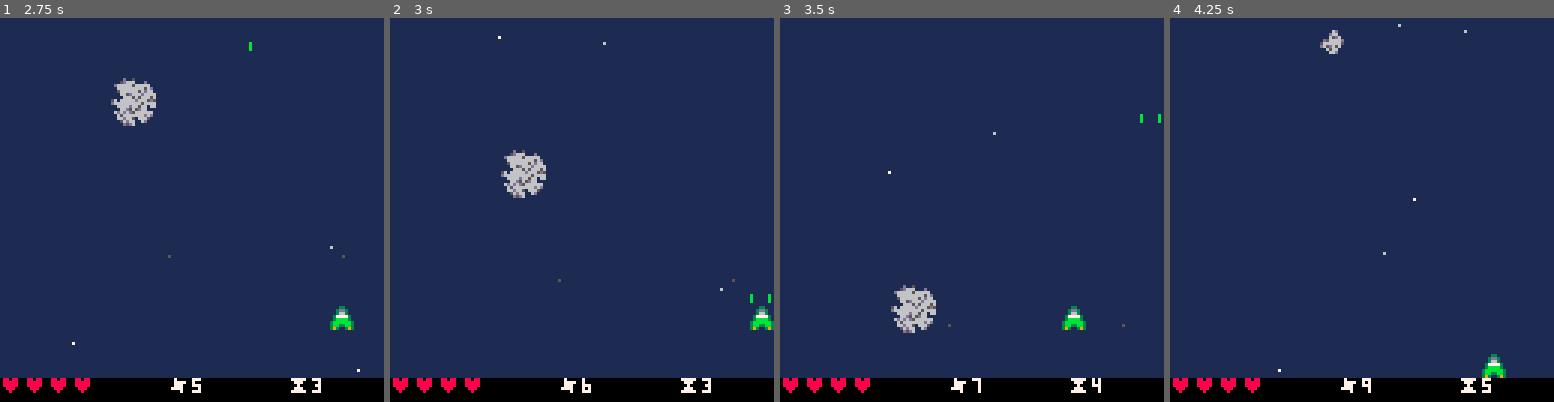
Above: before the commit, frames 1-4 (left to right).
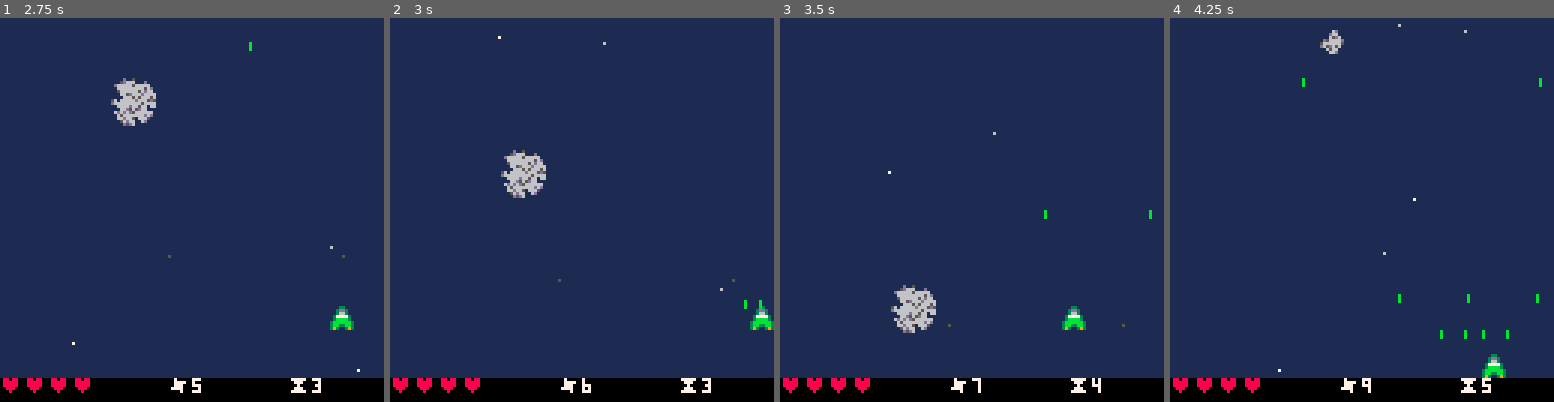
Above: after the commit, the same moments.

Repository: jwnukoski/PICO-8-Workspace
Game: PICO-8 cartridge test.p8
The game is run twice, just before and just after one commit, with the same random seed, the same clock (stepped at 60 frames per second) and the same inputs.
Inputs:
- Up to frame 1 (2.75 s): tap X (X key) at 0.33, 1.07, 1.85 s; tap O (Z key) at 0.7, 1.7, 2.1, 2.5 s; hold Right 1.6-2.1 s; hold Up 2.15-2.42 s; hold Right from 2.47 s (still down)
- Up to frame 2 (3 s): keep holding Right; tap O (Z key) at 2.9 s; tap X (X key) at 2.97 s
- Up to frame 3 (3.5 s): release Right at 3.03 s; hold Left from 3.08 s (still down); tap O (Z key) at 3.3 s
- Up to frame 4 (4.25 s): release Left at 3.58 s; hold Down 3.63-3.97 s; tap O (Z key) at 3.7, 4.1 s; hold Right from 4.02 s (still down); tap X (X key) at 4.08 s

Frame 1 is identical in both runs. In frame 2, less than 0.1% of the frame differs, in the area x 92-100%, y 71-76%; in frame 3, less than 0.1%; in frame 4, 0.2%, in the area x 34-97%, y 15-84%.

Commit message:
upgrades

Diff:
--- a/test/player.lua
+++ b/test/player.lua
@@ -70,6 +70,8 @@
 end
 
 function Player:upgradeWeapon()
+    -- Upgrade event. Sets delays.
+
     if self.weapon < 10 then
         self.weapon = self.weapon + 1
         self.shootTimer = 0
@@ -93,19 +95,19 @@
     end
 
     if self.weapon == 5 then
-        self.shootDelay = 8
+        self.shootDelay = 4
     end
 
     if self.weapon == 6 then
-        self.shootDelay = 4
+        self.shootDelay = 10
     end
 
     if self.weapon == 7 then
-        self.shootDelay = 15
+        self.shootDelay = 7
     end
 
     if self.weapon == 8 then
-        self.shootDelay = 10
+        self.shootDelay = 4
     end
 
     if self.weapon == 9 then
@@ -115,41 +117,79 @@
     if self.weapon == 10 then
         self.shootDelay = 4
     end
+
+    sfx(3)
 end
 
 function Player:shootWeaponType()
-    -- Bullet patterns... reuse for enemies?
+    -- Spawn bullet patterns
     if self.weapon == 1 then
+        -- 1 centered
         add(bullets, Bullet.new(self.x + 3, self.y, 0, -2, true))
     end
 
     if self.weapon == 2 then
+        -- 1 centered
         add(bullets, Bullet.new(self.x + 3, self.y, 0, -3, true))
     end
 
     if self.weapon == 3 then
+        -- 1 centered
         add(bullets, Bullet.new(self.x + 3, self.y, 0, -4, true))
     end
 
     if self.weapon == 4 then
+        -- 2 centered
         add(bullets, Bullet.new(self.x + 6, self.y, 0, -2, true))
         add(bullets, Bullet.new(self.x, self.y, 0, -2, true))
     end
 
     if self.weapon == 5 then
+        -- 2 centered
         add(bullets, Bullet.new(self.x + 6, self.y, 0, -3, true))
         add(bullets, Bullet.new(self.x, self.y, 0, -3, true))
     end
 
     if self.weapon == 6 then
+        -- 3 split
+        add(bullets, Bullet.new(self.x, self.y, -2, -2, true))
+        add(bullets, Bullet.new(self.x + 3, self.y, 0, -2, true))
+        add(bullets, Bullet.new(self.x + 6, self.y, 2, -2, true))
+    end
+
+    if self.weapon == 7 then
+        -- 3 split
+        add(bullets, Bullet.new(self.x, self.y, -3, -3, true))
+        add(bullets, Bullet.new(self.x + 3, self.y, 0, -3, true))
+        add(bullets, Bullet.new(self.x + 6, self.y, 3, -3, true))
+    end
+
+    if self.weapon == 8 then
+         -- 3 split
+         add(bullets, Bullet.new(self.x, self.y, -4, -4, true))
+         add(bullets, Bullet.new(self.x + 3, self.y, 0, -4, true))
+         add(bullets, Bullet.new(self.x + 6, self.y, 4, -4, true))
+    end
+
+    if self.weapon == 9 then
+        -- 3 split, 2 centered
+        add(bullets, Bullet.new(self.x, self.y, -2, -2, true))
+
+        add(bullets, Bullet.new(self.x, self.y, 0, -2, true))
+         add(bullets, Bullet.new(self.x + 6, self.y, 0, -2, true))
+
+         add(bullets, Bullet.new(self.x + 6, self.y, 2, -2, true))
+    end
+
+    if self.weapon == 10 then
+        -- 3 split, 2 centered
+        add(bullets, Bullet.new(self.x, self.y, -4, -4, true))
+
+        add(bullets, Bullet.new(self.x, self.y, 0, -4, true))
         add(bullets, Bullet.new(self.x + 6, self.y, 0, -4, true))
-        add(bullets, Bullet.new(self.x, self.y, 0, -4, true))
-    end
-
-    if self.weapon == 7 then
-        add(bullets, Bullet.new(self.x + 3, self.y - 8, 0, -2, true))
-        add(bullets, Bullet.new(self.x + 3, self.y - 8, -2, -2, true))
-        add(bullets, Bullet.new(self.x + 3, self.y - 8, 2, -2, true))
+
+        add(bullets, Bullet.new(self.x + 6, self.y, 4, -4, true))
+        add(bullets, Bullet.new(self.x + 6, self.y, 0, -4, true))
     end
 
     sfx(1)
@@ -162,6 +202,7 @@
 end
 
 function Player:damage()
+    -- Takes 1 health away
     if not self.alive then
         return
     end
@@ -175,6 +216,7 @@
 end
 
 function Player:movement()
+    -- Main movement function
     local xAmount = 0
     local yAmount = 0
 
@@ -207,8 +249,8 @@
     end
 end
 
--- Method to draw the player
 function Player:draw()
+    -- Method to draw the player
     if not self.alive then
         return
     end
